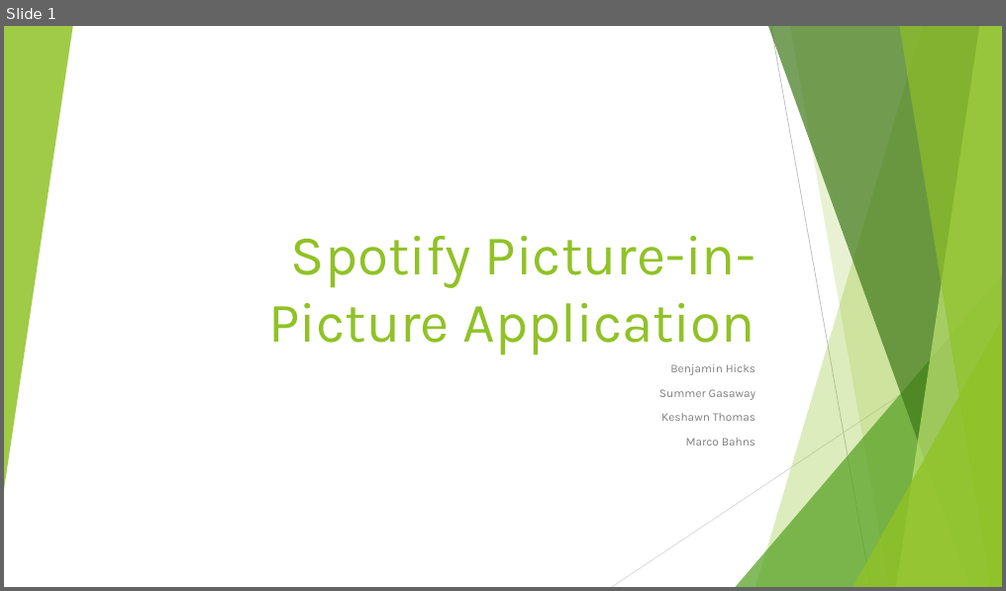
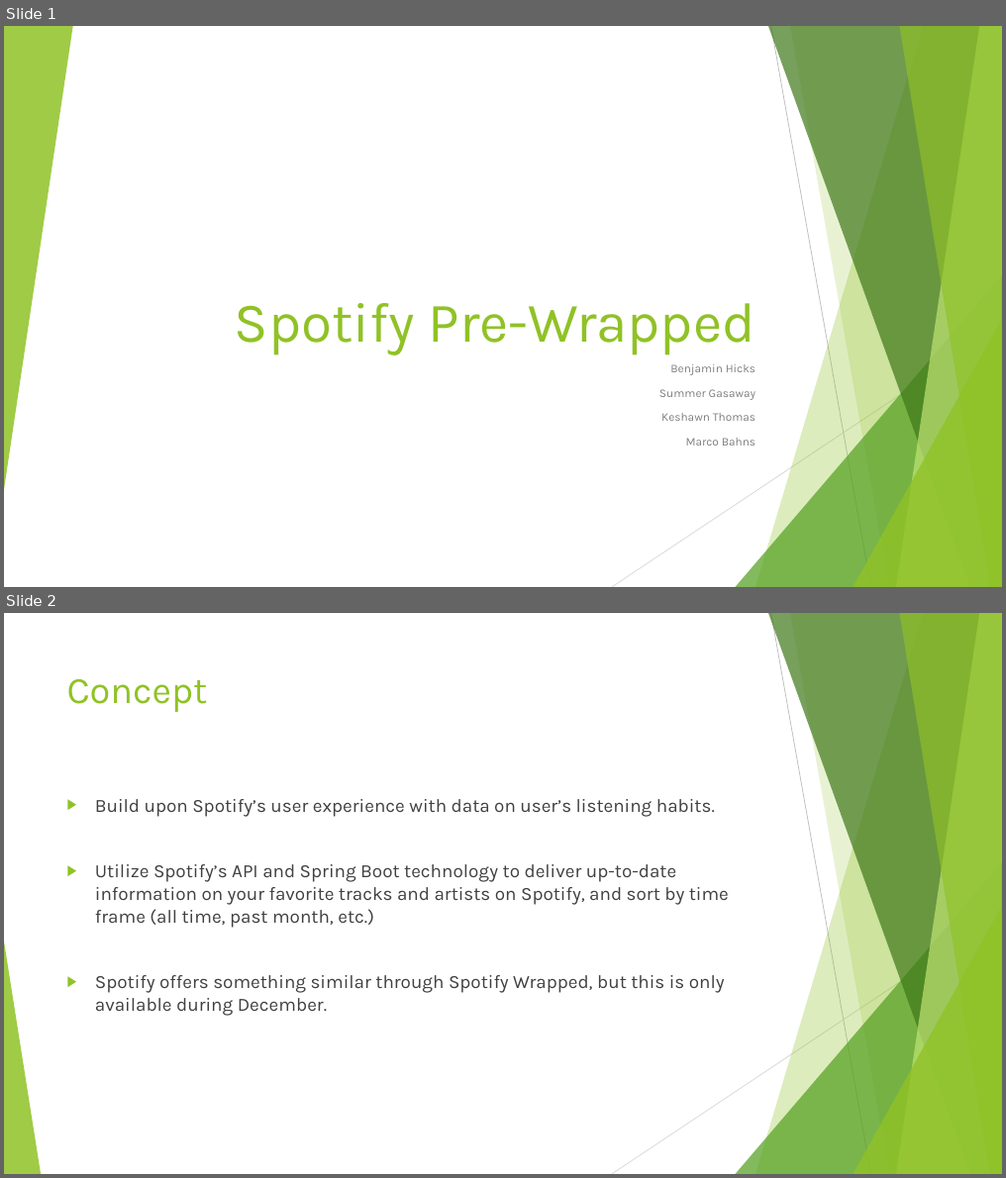
Before and after one commit to bahnsm/IT4045C-Group-3-Project, a slide deck: Enterprise App Development Final Presentation.pptx. Shown one above the other, each under a label of ours: slide 1 before the commit, slides 1 and 2 after it. The pictures are 1006x591 and 1006x1178 pixels, drawn with LibreOffice and Linux fonts; fonts in the diff are those of the drawing. Boxes give left, top, right and bottom in pixels: in the first picture for what was removed or moved away, otherwise in the second. Text is boxed around its words. In the diff, an @@ line names an element or a change of style, - is before the commit and + after.

```diff
--- a/Enterprise App Development Final Presentation.pptx
+++ b/Enterprise App Development Final Presentation.pptx
@@ slide 2 added at (x1=4, y1=613, x2=1002, y2=1174), background #FFFFFF; not listed: 9 template elements that a slide beside it also shows @@
@@ title added at (x1=67, y1=679, x2=208, y2=712), 36 pt, text #90C226 @@
+Concept
@@ text added at (x1=95, y1=799, x2=729, y2=1016), 18 pt, text #404040 @@
+▶ Build upon Spotify’s user experience with data on user’s listening habits.
+▶ Utilize Spotify’s API and Spring Boot technology to deliver up-to-date information on your favorite tracks and artists on Spotify, and sort by time frame (all time, past month, etc.)
+▶ Spotify offers something similar through Spotify Wrapped, but this is only available during December.
@@ triangle added at (x1=4, y1=942, x2=41, y2=1174), fill #90C226 at 85% opacity @@
@@ slide 1 changed as well @@
@@ title at (x1=235, y1=303, x2=755, y2=356): text changed @@
-Spotify Picture-in-Picture Application
+Spotify Pre-Wrapped
```
Also in this commit, not shown: 2 other slides changed, 2 slides removed.
